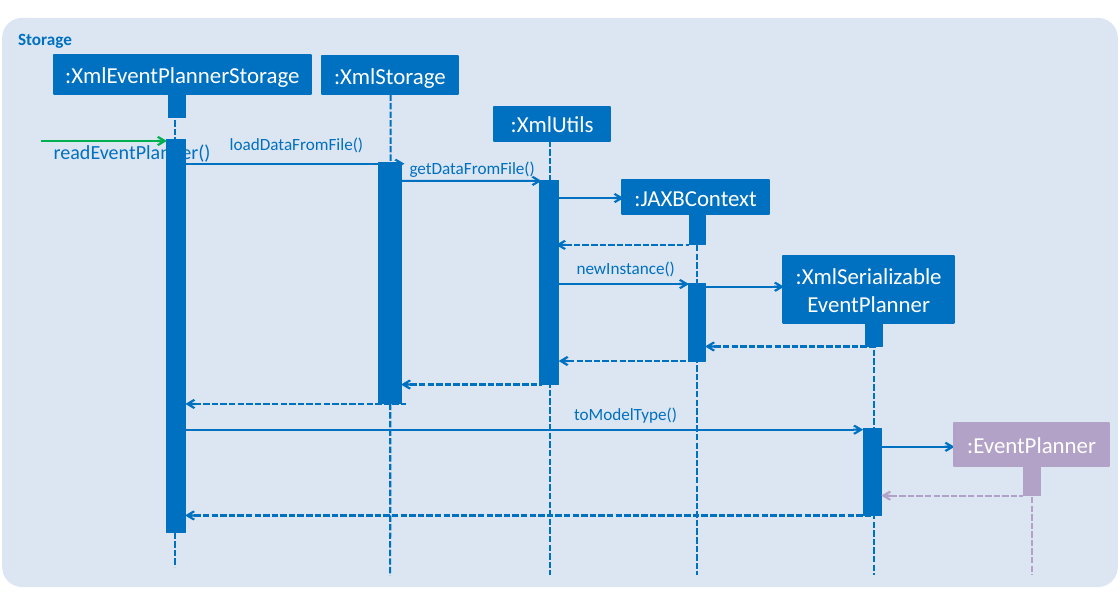
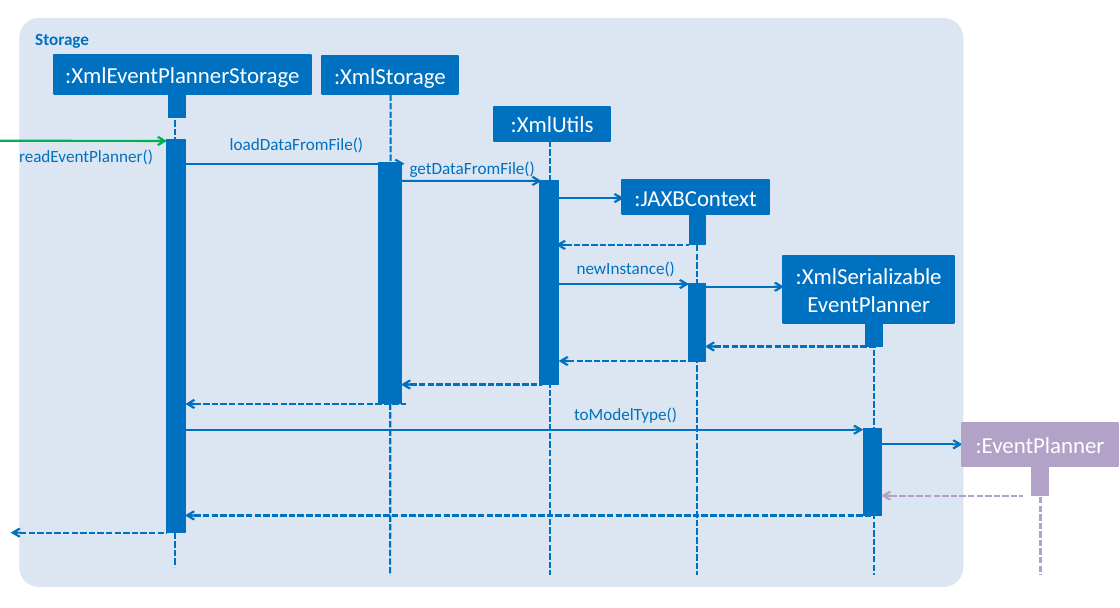
Before and after one commit to raynoldng/addressbook-level4, a slide deck: slide 1 of docs/diagrams/StorageComponentSequenceDiagram.pptx. Drawn at 1120x608 pixels with LibreOffice and Linux fonts; fonts in the diff are those of the drawing. Boxes give left, top, right and bottom in pixels: in the first picture for what was removed or moved away, otherwise in the second. Text is boxed around its words. In the diff, an @@ line names an element or a change of style, - is before the commit and + after.

```diff
--- a/docs/diagrams/StorageComponentSequenceDiagram.pptx
+++ b/docs/diagrams/StorageComponentSequenceDiagram.pptx
@@ rounded rectangle "Storage": place and size @@
-rounded rectangle "Storage" at (2, 18, 1117, 587)
+rounded rectangle "Storage" at (20, 18, 964, 587)
@@ text "readEventPlanner()": place and size @@
-text "readEventPlanner()" at (54, 142, 211, 164)
+text "readEventPlanner()" at (19, 149, 153, 164)
@@ text "readEventPlanner()" at (19, 149, 153, 164): size 14 to 12 pt @@
@@ arrow moved from (41, 141) - (167, 141) to (0, 141) - (167, 141) @@
@@ 2 rectangles, 1 line, 1 arrow: place and size @@
-2 rectangles, 1 line, 1 arrow at (872, 423, 1109, 575)
+2 rectangles, 1 line, 1 arrow at (881, 423, 1117, 575)
@@ arrow added from (167, 532) to (10, 532), #0070C0 1.5 pt dashed @@
```
Also in this commit, not shown: 1 other file.
